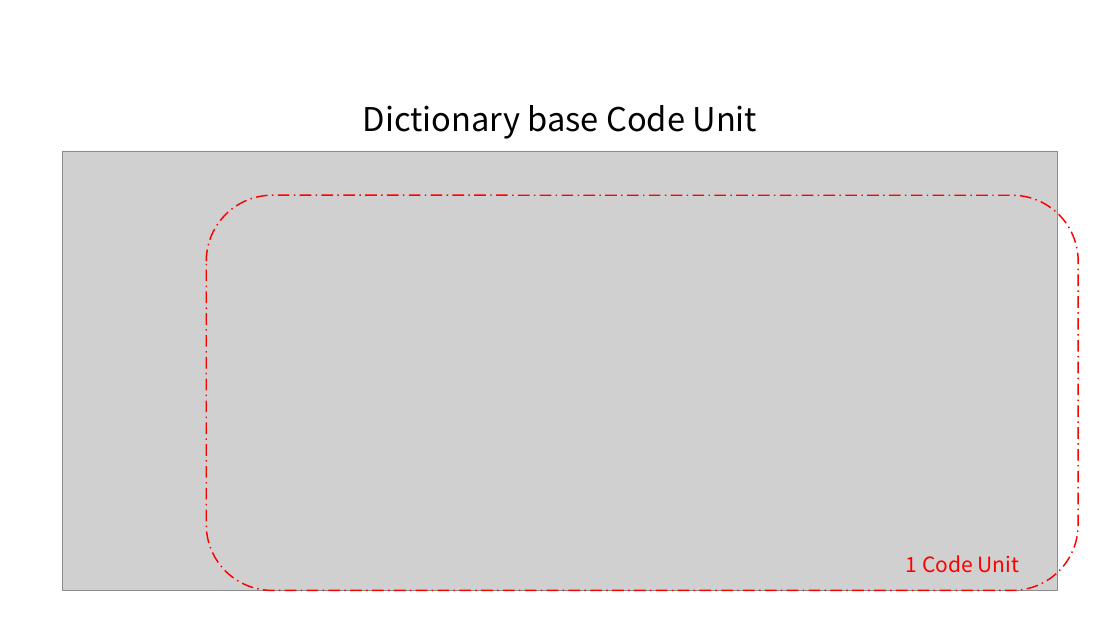
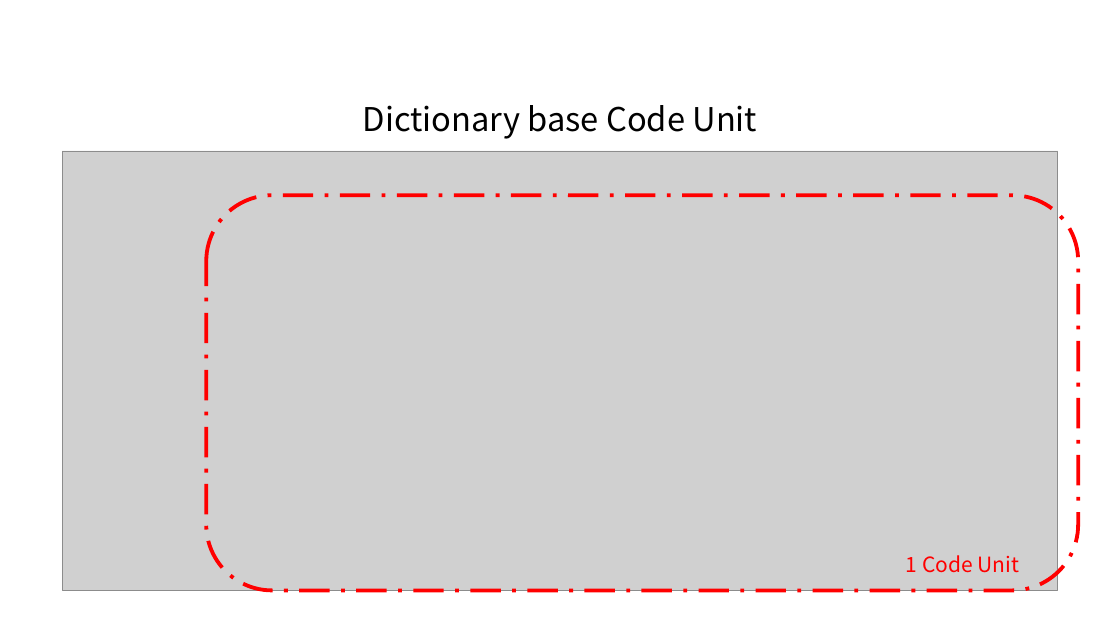
Before and after one commit to hnanmal/mQ, a slide deck: slide 26 of DynamoUserGroup/20221118_부산 세미나 준비/documentum/DynDict활용_발표자료.pptx. Drawn at 1120x630 pixels with LibreOffice and Linux fonts; fonts in the diff are those of the drawing; grey boxes stand for pictures. Boxes give left, top, right and bottom in pixels: in the first picture for what was removed or moved away, otherwise in the second. Text is boxed around its words. In the diff, an @@ line names an element or a change of style, - is before the commit and + after.

```diff
--- a/DynamoUserGroup/20221118_부산 세미나 준비/documentum/DynDict활용_발표자료.pptx
+++ b/DynamoUserGroup/20221118_부산 세미나 준비/documentum/DynDict활용_발표자료.pptx
@@ rounded rectangle at box(207, 195, 1079, 590): outline #FF0000 1.25 pt dashed to #FF0000 3.25 pt dashed @@
```
Also in this commit, not shown: 1 other slide changed, 2 slides added, 1 slide removed, 4 other files.
